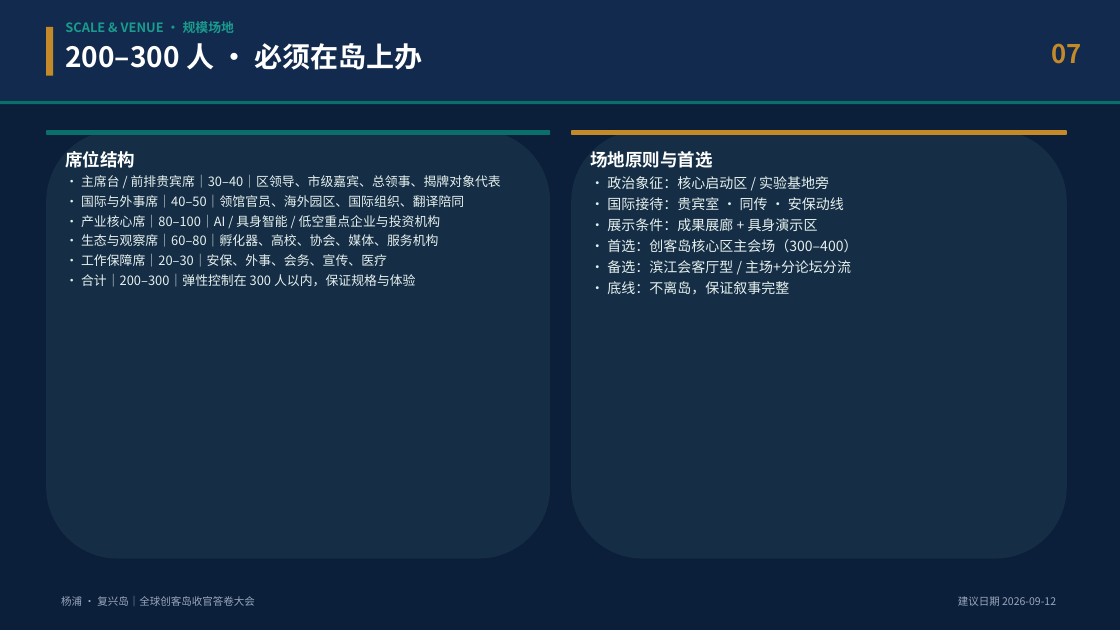
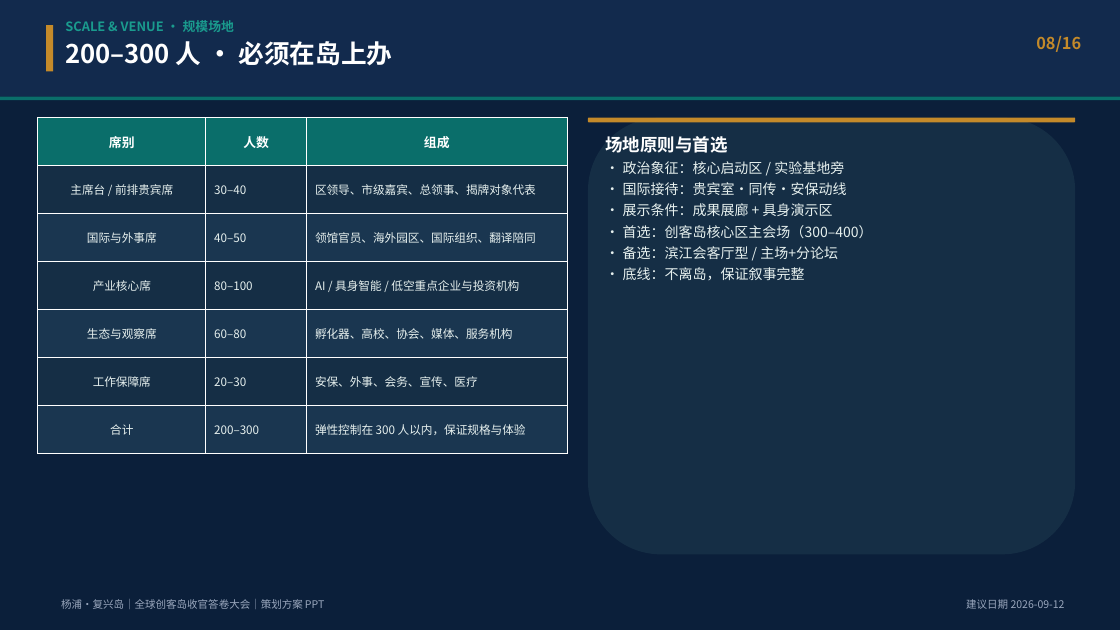
Before and after one commit to hujigang2010-maker/AIDEN, a slide deck: slide 8 of deliverables/复兴岛_全球创客岛_科创出海与具身智能国际大会_策划方案.pptx (slide 7 before the commit). Drawn at 1120x630 pixels with LibreOffice and Linux fonts; fonts in the diff are those of the drawing. Boxes give left, top, right and bottom in pixels: in the first picture for what was removed or moved away, otherwise in the second. Text is boxed around its words. In the diff, an @@ line names an element or a change of style, - is before the commit and + after.

```diff
--- a/deliverables/复兴岛_全球创客岛_科创出海与具身智能国际大会_策划方案.pptx
+++ b/deliverables/复兴岛_全球创客岛_科创出海与具身智能国际大会_策划方案.pptx
@@ rectangle resized from (x1=0, y1=0, x2=1120, y2=101) to (x1=0, y1=0, x2=1120, y2=97) @@
@@ rectangle moved from (x1=46, y1=27, x2=53, y2=76) to (x1=46, y1=25, x2=53, y2=71) @@
@@ text at (x1=65, y1=41, x2=393, y2=66): size 24 to 22 pt in "200–300 人 · 必须在岛上办" @@
@@ text at (x1=1036, y1=36, x2=1081, y2=52): text changed; size 22 to 14 pt @@
-07
+08/16
@@ rectangle moved from (x1=0, y1=101, x2=1120, y2=104) to (x1=0, y1=97, x2=1120, y2=100) @@
@@ table added at (x1=38, y1=118, x2=567, y2=454), 7 rows, 3 columns @@
+席别 | 人数 | 组成
+主席台 / 前排贵宾席 | 30–40 | 区领导、市级嘉宾、总领事、揭牌对象代表
+国际与外事席 | 40–50 | 领馆官员、海外园区、国际组织、翻译陪同
+产业核心席 | 80–100 | AI / 具身智能 / 低空重点企业与投资机构
+生态与观察席 | 60–80 | 孵化器、高校、协会、媒体、服务机构
+工作保障席 | 20–30 | 安保、外事、会务、宣传、医疗
+合计 | 200–300 | 弹性控制在 300 人以内，保证规格与体验
@@ rounded rectangle resized from (x1=571, y1=130, x2=1067, y2=559) to (x1=588, y1=118, x2=1075, y2=555) @@
@@ rounded rectangle resized from (x1=571, y1=130, x2=1067, y2=135) to (x1=588, y1=118, x2=1075, y2=123) @@
@@ rounded rectangle removed at (x1=46, y1=130, x2=550, y2=559) @@
@@ rounded rectangle removed at (x1=46, y1=130, x2=550, y2=135) @@
@@ text "场地原则与首选" moved from (x1=590, y1=151, x2=857, y2=295) to (x1=605, y1=136, x2=873, y2=280) @@
@@ text removed at (x1=65, y1=151, x2=501, y2=287) @@
-席位结构
-· 主席台 / 前排贵宾席｜30–40｜区领导、市级嘉宾、总领事、揭牌对象代表
-· 国际与外事席｜40–50｜领馆官员、海外园区、国际组织、翻译陪同
-· 产业核心席｜80–100｜AI / 具身智能 / 低空重点企业与投资机构
-· 生态与观察席｜60–80｜孵化器、高校、协会、媒体、服务机构
-· 工作保障席｜20–30｜安保、外事、会务、宣传、医疗
-· 合计｜200–300｜弹性控制在 300 人以内，保证规格与体验
@@ text at (x1=623, y1=182, x2=847, y2=195): spaces changed @@
-· 国际接待：贵宾室 · 同传 · 安保动线
+· 国际接待：贵宾室·同传·安保动线
@@ text at (x1=623, y1=246, x2=838, y2=259): text changed @@
-· 备选：滨江会客厅型 / 主场+分论坛分流
+· 备选：滨江会客厅型 / 主场+分论坛
@@ text at (x1=61, y1=599, x2=324, y2=609): text changed @@
-杨浦 · 复兴岛｜全球创客岛收官答卷大会
+杨浦·复兴岛｜全球创客岛收官答卷大会｜策划方案 PPT
@@ text "建议日期 2026-09-12" moved from (x1=958, y1=596, x2=1056, y2=606) to (x1=966, y1=599, x2=1065, y2=609) @@
```
Also in this commit, not shown: 13 other slides changed, 2 slides added, 4 other files.
